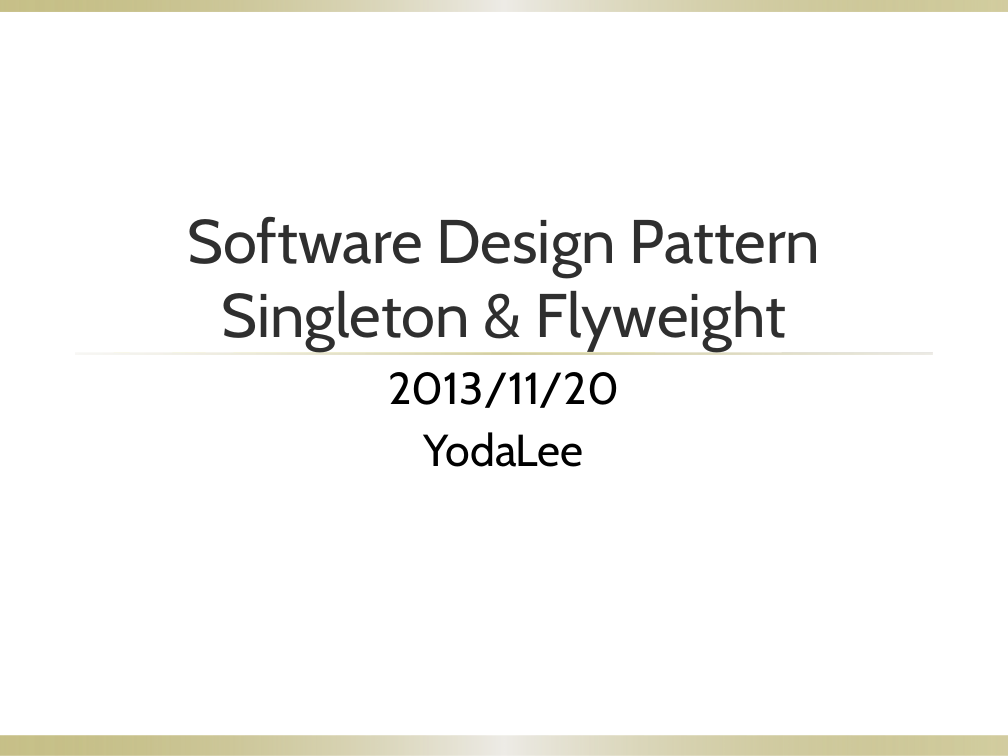
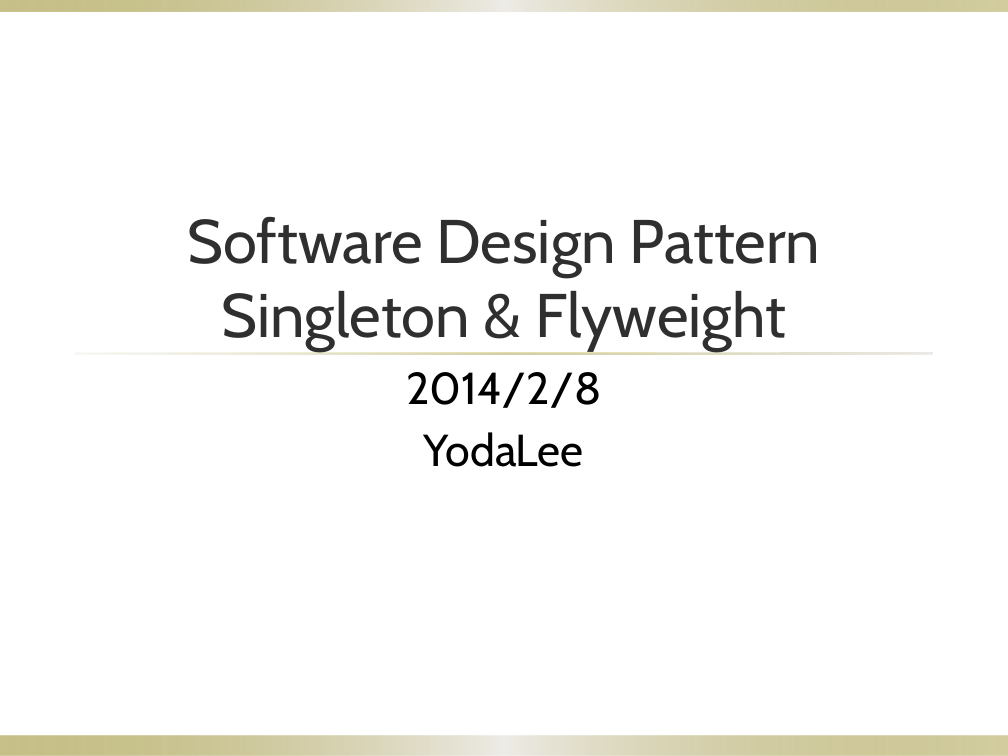
Before and after one commit to qcl/dp-reading-club, a slide deck: slide 1 of 2013.11.20-Singleton-Flyweight/singleton_flyweight.pptx. Drawn at 1008x756 pixels with LibreOffice and Linux fonts; fonts in the diff are those of the drawing; background and template pictures are left out. Boxes give left, top, right and bottom in pixels: in the first picture for what was removed or moved away, otherwise in the second. Text is boxed around its words. In the diff, an @@ line names an element or a change of style, - is before the commit and + after.

```diff
--- a/2013.11.20-Singleton-Flyweight/singleton_flyweight.pptx
+++ b/2013.11.20-Singleton-Flyweight/singleton_flyweight.pptx
@@ subtitle at (x1=406, y1=372, x2=601, y2=408): text changed @@
-2013/11/20
+2014/2/8
```
Also in this commit, not shown: 2 other slides changed, 1 slide removed, 1 other file.
